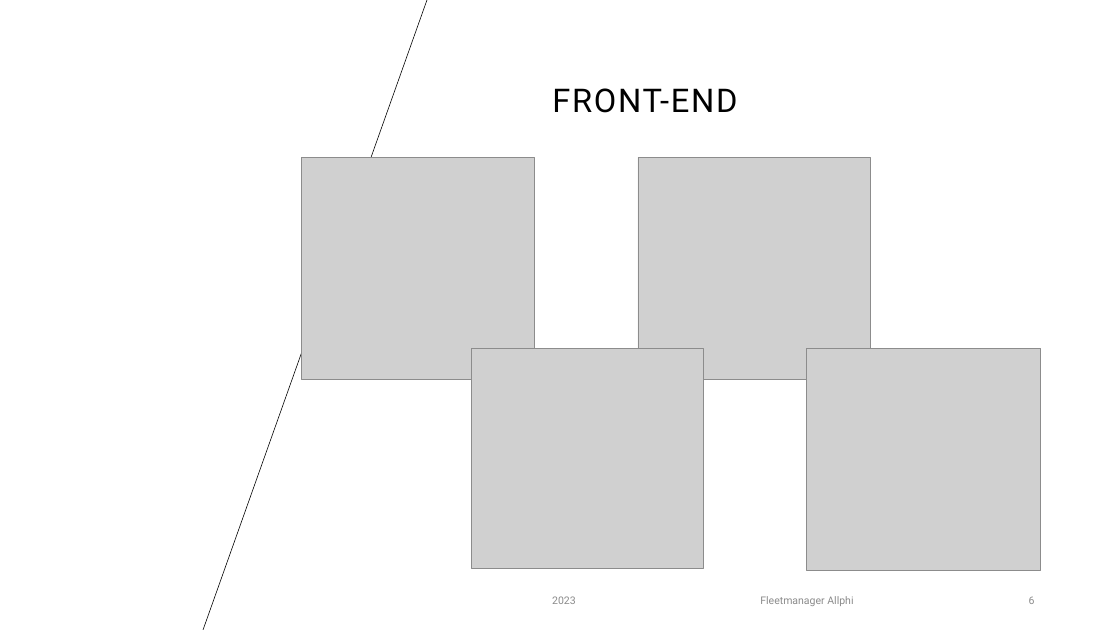
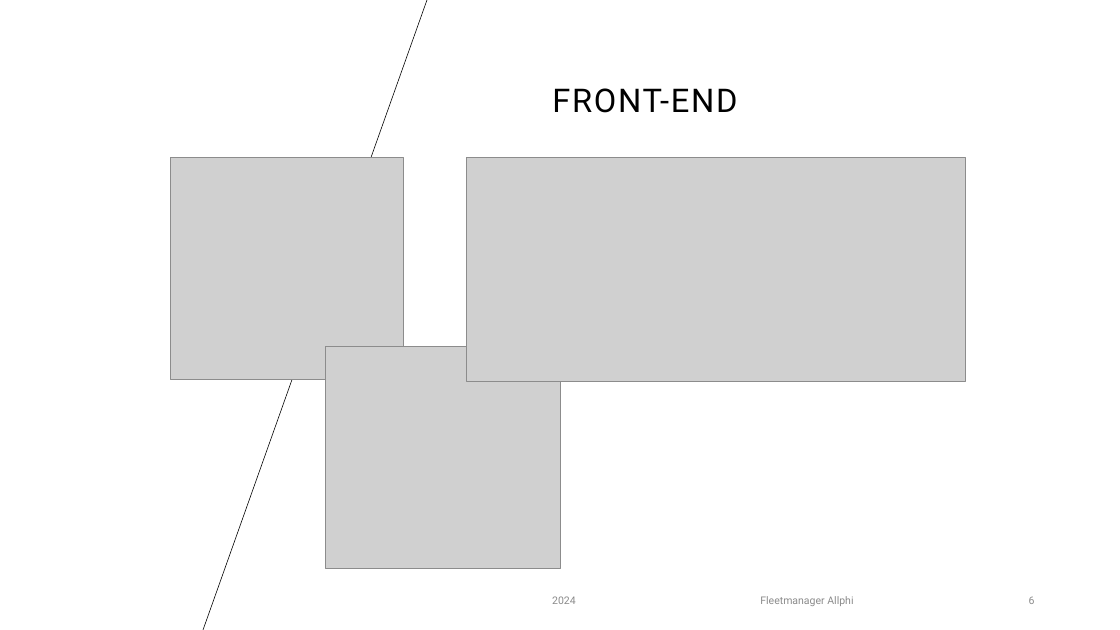
Before and after one commit to Andyke87/Groep4Fleetmanager, a slide deck: slide 6 of Fleetmanager.pptx. Drawn at 1120x630 pixels with LibreOffice and Linux fonts; fonts in the diff are those of the drawing; grey boxes stand for pictures; background and template pictures are left out. Boxes give left, top, right and bottom in pixels: in the first picture for what was removed or moved away, otherwise in the second. Text is boxed around its words. In the diff, an @@ line names an element or a change of style, - is before the commit and + after.

```diff
--- a/Fleetmanager.pptx
+++ b/Fleetmanager.pptx
@@ picture: place and size @@
-picture at [302, 157, 534, 380]
+picture at [171, 157, 403, 380]
@@ picture added at [466, 157, 965, 381] @@
@@ picture removed at [639, 157, 871, 380] @@
@@ picture added at [326, 346, 560, 569] @@
@@ picture removed at [471, 348, 703, 568] @@
@@ picture removed at [807, 348, 1042, 571] @@
@@ text at [552, 596, 576, 604]: text changed @@
-2023
+2024
```
Also in this commit, not shown: 8 other slides changed, 2 slides added, 56 other files.
